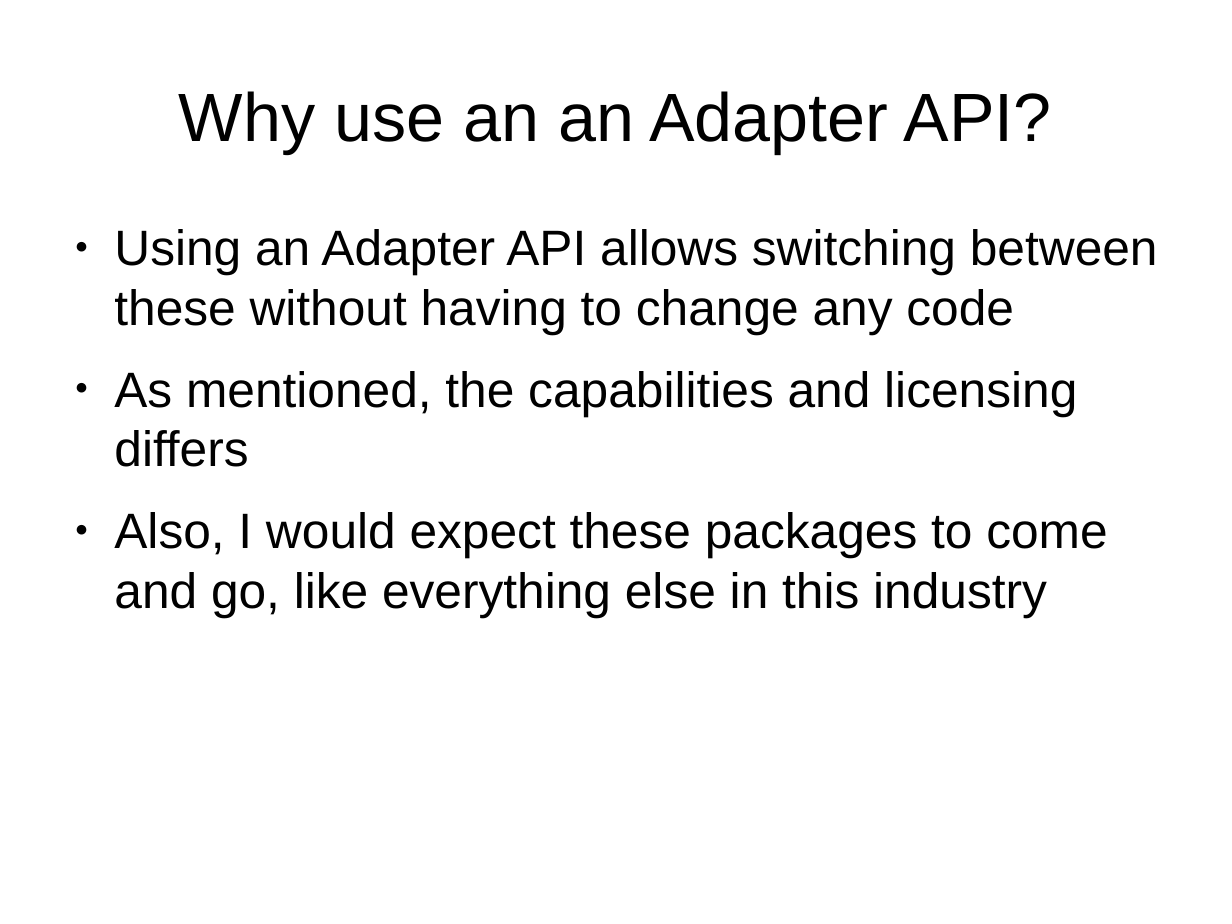
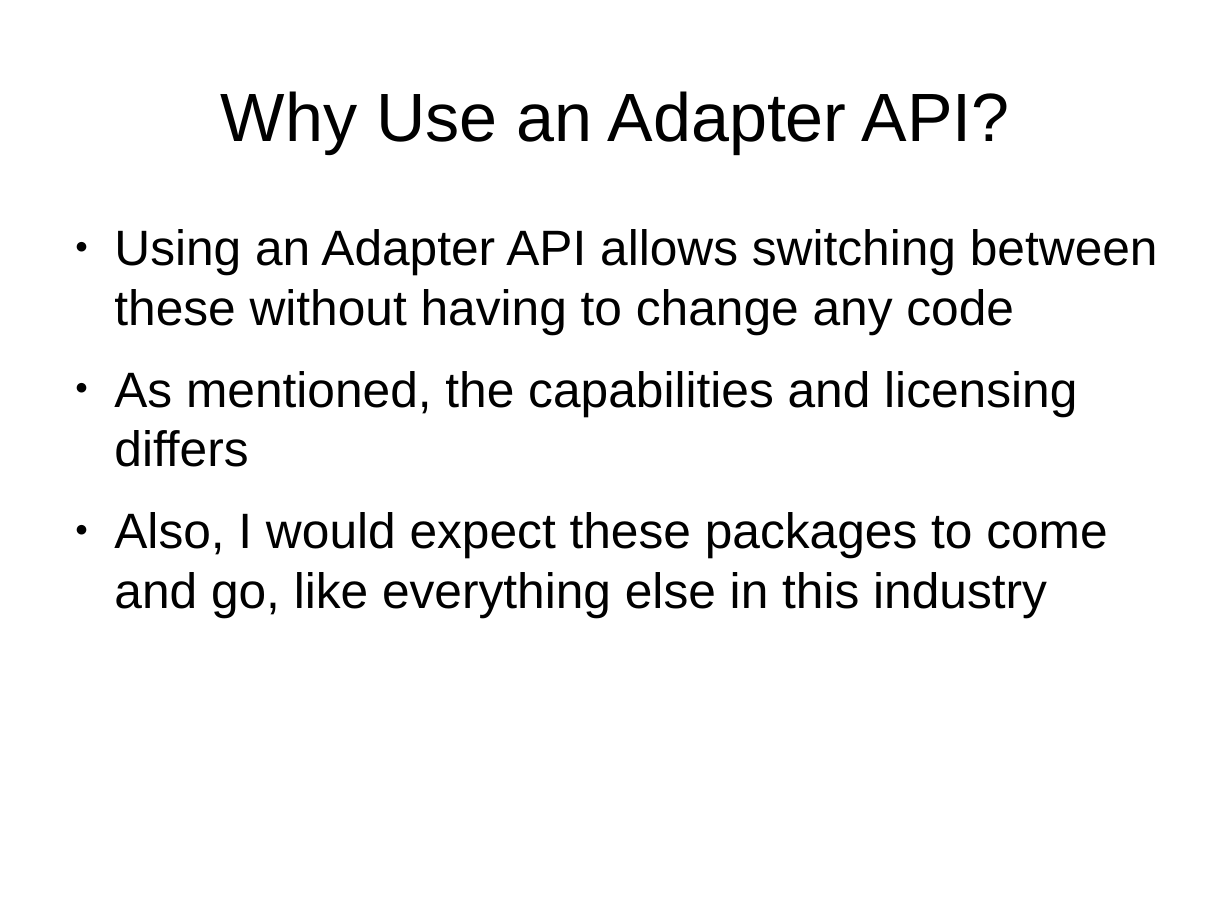
Before and after one commit to tomwhartung/jmws_accoutrements, a slide deck: slide 9 of presentations/2015_08-FRPUG/Device_Detection_PHP.odp. Drawn at 1232x924 pixels with LibreOffice and Linux fonts; fonts in the diff are those of the drawing. Boxes give left, top, right and bottom in pixels: in the first picture for what was removed or moved away, otherwise in the second. Text is boxed around its words. In the diff, an @@ line names an element or a change of style, - is before the commit and + after.

```diff
--- a/presentations/2015_08-FRPUG/Device_Detection_PHP.odp
+++ b/presentations/2015_08-FRPUG/Device_Detection_PHP.odp
@@ title at (221,91,1010,153): text changed @@
-Why use an an Adapter API?
+Why Use an Adapter API?
```
Also in this commit, not shown: 3 other slides changed.
